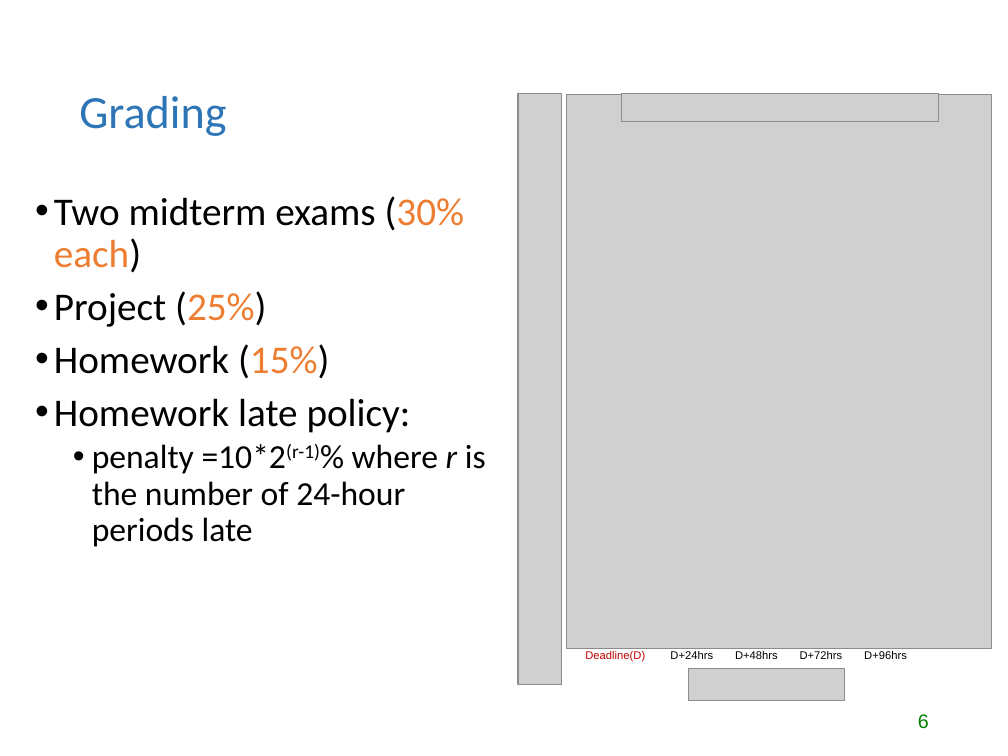
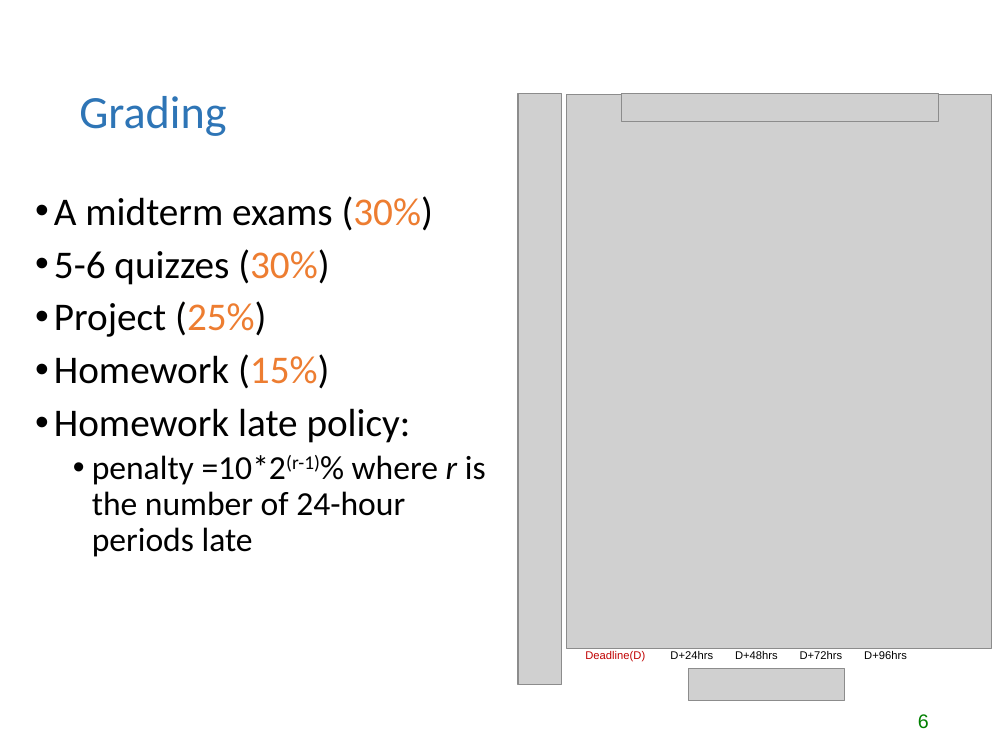
Before and after one commit to lgtateos/gis540, a slide deck: slide 6 of slides/intro_to_GIS540.ppt. Drawn at 1008x756 pixels with LibreOffice and Linux fonts; fonts in the diff are those of the drawing; grey boxes stand for pictures. Boxes give left, top, right and bottom in pixels: in the first picture for what was removed or moved away, otherwise in the second. Text is boxed around its words. In the diff, an @@ line names an element or a change of style, - is before the commit and + after.

```diff
--- a/slides/intro_to_GIS540.ppt
+++ b/slides/intro_to_GIS540.ppt
@@ text at [54, 196, 433, 285]: text changed @@
-• Two midterm exams (30% each)
+• A midterm exams (30%)
+• 5-6 quizzes (30%)
```
Also in this commit, not shown: 2 other slides changed, 1 other file.
